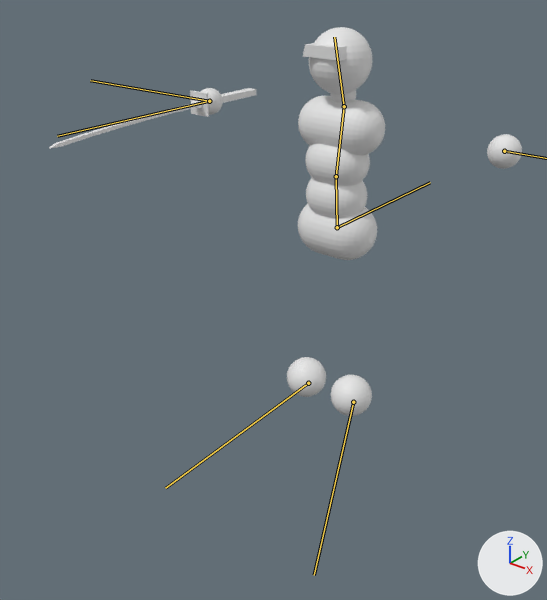
Two versions of the glTF model assets/models/simple_combat_char.glb, one commit apart.
One viewpoint serves both versions: a 50 mm camera at (1.76, -2.63, 2.1) aimed at (0.13, -0.59, 0.83). Lighting does not change. The marker at lower right points along +X, +Y and +Z. The older version comes first. The bones that change are drawn over the model as lines.

Objects in the first picture: 'Body', 'Sword'.
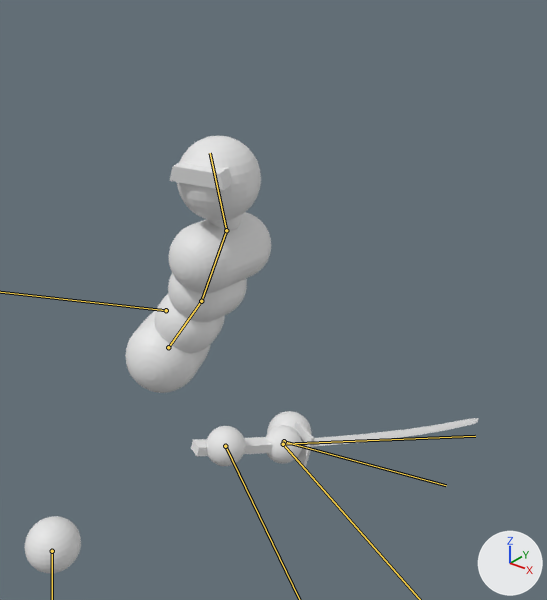
The newer file adds an action. The first version stands in its rest pose; the second is drawn at frame 13 of the action 'Attack_sweep'.

Boxes [x1, y1, x2, y2] around the edits, measured in the pictures (547 x 600 px):
'Body', posed (11% narrower, 12% taller): before [201, 27, 522, 416]; after [25, 136, 312, 573]
'Sword', posed (39% wider, 19% shorter): before [49, 88, 256, 149]; after [191, 418, 479, 467]
bone 'Lower back', root to tip: before (337, 227) to (336, 176); after (168, 347) to (201, 301)
bone 'Upper back', root to tip: before (336, 176) to (344, 106); after (201, 301) to (226, 230)
bone 'Head', root to tip: before (344, 106) to (334, 37); after (226, 230) to (210, 153)
bone 'Foot.L', root to tip: before (353, 402) to (314, 575); after (284, 441) to (446, 485)
bone 'Sword attachment', root to tip: before (209, 101) to (57, 136); after (283, 444) to (475, 436)

What the commit changed:
Bone 'Root bone' (bone_root_bone) moves from (0.0, 0.0, 0.0) to (0.0, -1.047, 0.0).
Bone 'Root bone' (bone_root_bone) turns from (0, 0, 0) to (0, 0, 115) degrees about its own x, y and z.
Bone 'Lower back' (bone_lower_back) moves from (0.0, 0.0, 0.0) to (0.0, -0.148, -0.014).
Bone 'Lower back' (bone_lower_back) turns from (0, 0, 0) to (-28, -1, 0) degrees about its own x, y and z.
Bone 'Upper back' (bone_upper_back) turns from (0, 0, 0) to (-1, -22, -4) degrees about its own x, y and z.
Bone 'Head' (bone_head) turns from (0, 0, 0) to (55, -44, -73) degrees about its own x, y and z.
Bone 'Hand.L' (bone_hand_l) moves from (0.0, 0.0, 0.0) to (-0.691, -1.133, -0.308).
Bone 'Hand.L' (bone_hand_l) turns from (0, 0, 0) to (-140, 19, -27) degrees about its own x, y and z.
Bone 'Foot.L' (bone_foot_l) moves from (0.0, 0.0, 0.0) to (0.186, 0.392, 0.208).
Bone 'Hand.R' (bone_hand_r) moves from (0.0, 0.0, 0.0) to (-0.769, -0.469, 0.452).
Bone 'Hand.R' (bone_hand_r) turns from (0, 0, 0) to (42, -12, -11) degrees about its own x, y and z.
Bone 'Foot.R' (bone_foot_r) moves from (0.0, 0.0, 0.0) to (0.085, -0.238, 0.342).
Bone 'Foot.R' (bone_foot_r) turns from (0, 0, 0) to (40, 15, 8) degrees about its own x, y and z.
Bone 'Sword attachment' (bone_sword_attachment) moves from (0.0, 0.0, 0.0) to (0.47, 0.452, 0.769).
Bone 'Sword attachment' (bone_sword_attachment) turns from (0, 0, 0) to (16, -1, -41) degrees about its own x, y and z.
